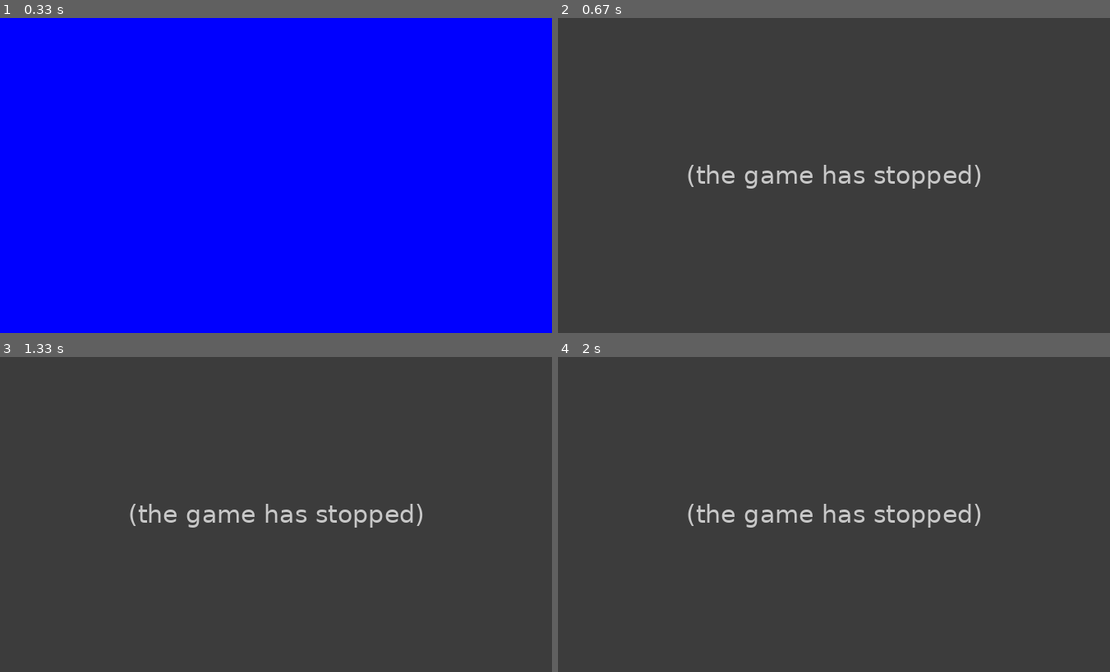
Above: before the commit, frames 1-4 (two rows, left to right).
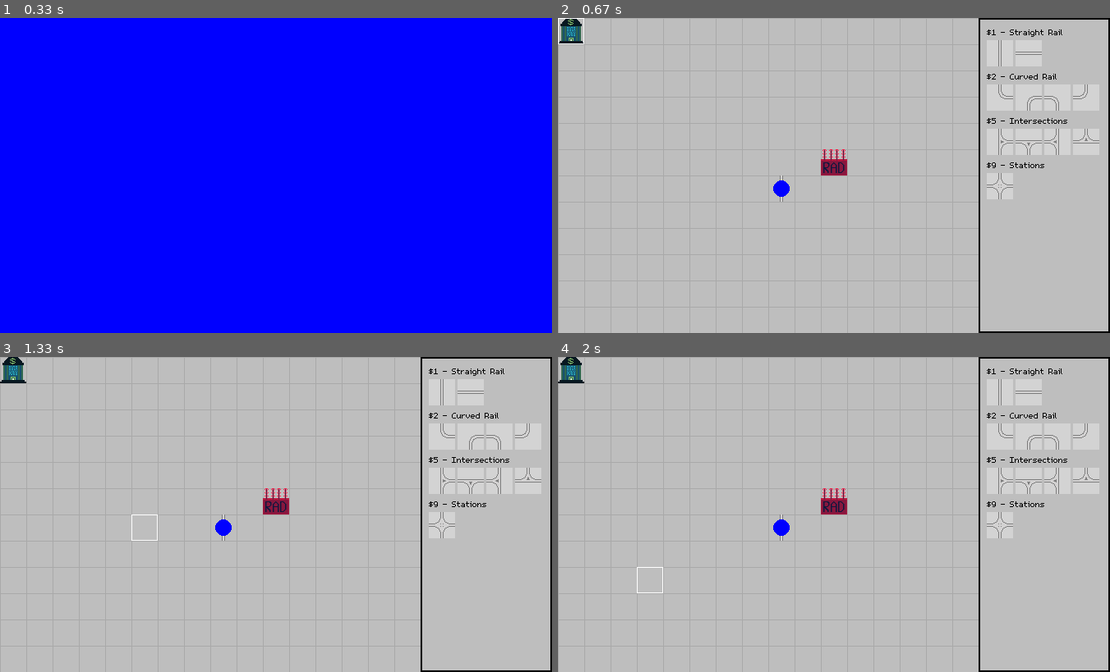
Above: after the commit, the same moments.

Repository: Hato1/monorail
Game: pygame game, started from src/monorail/main.py
The game is run twice, just before and just after one commit, with the same random seed, the same clock (stepped at 60 frames per second) and the same inputs.
Inputs (mouse positions are in pixels of both pictures, inside the frame that each line leads up to):
- Up to frame 1 (0.33 s): no input
- Up to frame 2 (0.67 s): tap Enter at 0.33 s
- Up to frame 3 (1.33 s): hold Right 0.67-1.13 s; move the mouse to (253, 527) at 0.7 s; click (143, 517) at 1.22 s
- Up to frame 4 (2 s): hold Up 1.5-1.8 s; click (889, 583) at 1.58 s; hold Right from 1.83 s (still down); click (662, 586) at 1.92 s

Frame 1 is identical in both runs. In frame 2, 99% of the frame differs, in the area x 0-100%, y 0-100%; in frame 3, 99%; in frame 4, 99%.
Error before the commit: TypeError: <enum -1> cannot extend <enum 'Direction'> (vector.py line 72); the game stopped at 0.33 s (later frames are placeholders)

Commit message:
Refactor: Removing nodes in favor of the tile grid

Diff:
--- a/src/monorail/entities/cursor.py
+++ b/src/monorail/entities/cursor.py
@@ -2,16 +2,16 @@
 
 from monorail import constants
 from monorail.entities.sidebar import Shop
-from monorail.entities.tile import TileGrid
+from monorail.entities.tile import TileGrid, TileType
 from monorail.utils.vector import Vector2
 
 
 class Cursor:
     """Class for managing the cursor position and interactions in the game."""
 
-    def __init__(self):
+    def __init__(self) -> None:
         self.position = Vector2(0, 0)  # Cursor position in pixels.
-        self.selected_tile_type = None  # The currently selected tile type for placement, if any.
+        self.selected_tile_type: type[TileType] | None = None  # The currently selected tile type for placement, if any.
 
     def handle_mouse_click(self, position: Vector2, tile_grid: TileGrid, shop: Shop):
         """Handle mouse click interactions.
--- a/src/monorail/entities/monorail.py
+++ b/src/monorail/entities/monorail.py
@@ -4,7 +4,7 @@
 from pygame import Color
 
 from monorail import constants
-from monorail.entities.nodes import RoadNode
+from monorail.entities.tile import TileTypeRail
 from monorail.utils.vector import Direction, Vector2
 
 
@@ -50,13 +50,13 @@
 
     def __init__(
         self,
-        node: RoadNode,
+        node: TileTypeRail,
         speed_multiplier: float = 1.0,
         name: str = "Manwell",
     ):
         self.name = name
-        self.node: RoadNode = node
-        self.target: RoadNode = node
+        self.node: TileTypeRail = node
+        self.target: TileTypeRail = node
         self.position: Vector2
         self.set_position()
         self.direction = Direction.STOP
@@ -71,19 +71,19 @@
 
     def set_position(self) -> None:
         """Set the monorail's position to the center of the current node."""
-        self.position = self.node.position
+        self.position = self.node.position_px
 
     def overshot_target(self) -> bool:
         """Check if the monorail has overshot its target node."""
-        to_target = self.target.position - self.node.position
-        to_position = self.position - self.node.position
+        to_target = self.target.position_px - self.node.position_px
+        to_position = self.position - self.node.position_px
         return to_position.length_squared() >= to_target.length_squared()
 
-    def get_new_target(self, direction: Direction) -> RoadNode:
+    def get_new_target(self, direction: Direction) -> TileTypeRail:
         """Calculate the new target node based on the current direction if available."""
         if direction == Direction.STOP:
             return self.node
-        return self.node.neighbors.get(direction) or self.node
+        return self.node.get_connected_rail(direction) or self.node
 
     def update(self, dt: float, keys) -> None:
         """Update the monorail's position based on its speed and the time since the last frame."""
@@ -96,10 +96,13 @@
             if self.target != self.node:
                 self.direction = direction
             else:
-                self.direction = Direction.STOP
+                self.target = self.get_new_target(self.direction)
+                if self.target == self.node:
+                    self.direction = Direction.STOP
             self.set_position()
 
     def draw(self, surface: pg.Surface) -> None:
         """Draw the monorail to a given surface."""
         # TODO: Replace with sprite when available.
-        pg.draw.circle(surface, self.color, self.position, constants.TILE_SIZE / 3)
+        half_tile = constants.TILE_SIZE // 2, constants.TILE_SIZE // 2
+        pg.draw.circle(surface, self.color, self.position + half_tile, constants.TILE_SIZE / 3)
--- a/src/monorail/entities/nodes.py
+++ /dev/null
@@ -1,161 +0,0 @@
-import pygame as pg
-
-from monorail import constants
-from monorail.utils.asset_manager import Image
-from monorail.utils.vector import Direction, Vector2
-
-# Convertions from sets of valid directions to the appropriate image and rotation for a node.
-# The angles may seem reversed from what you would expect because Pygame rotations are counterclockwise.
-IMAGE_LOOKUP: dict[frozenset[Direction], Image] = {
-    # Straight
-    frozenset({Direction.UP, Direction.DOWN}): Image.RAIL_NS,
-    frozenset({Direction.LEFT, Direction.RIGHT}): Image.RAIL_EW,
-    # Corner
-    frozenset({Direction.UP, Direction.RIGHT}): Image.RAIL_NE,
-    frozenset({Direction.RIGHT, Direction.DOWN}): Image.RAIL_SE,
-    frozenset({Direction.DOWN, Direction.LEFT}): Image.RAIL_SW,
-    frozenset({Direction.LEFT, Direction.UP}): Image.RAIL_NW,
-    # 3-way
-    frozenset({Direction.UP, Direction.RIGHT, Direction.DOWN}): Image.RAIL_NES,
-    frozenset({Direction.RIGHT, Direction.DOWN, Direction.LEFT}): Image.RAIL_NSW,
-    frozenset({Direction.DOWN, Direction.LEFT, Direction.UP}): Image.RAIL_NEW,
-    frozenset({Direction.LEFT, Direction.UP, Direction.RIGHT}): Image.RAIL_ESW,
-    # 4-way
-    frozenset({Direction.LEFT, Direction.UP, Direction.RIGHT, Direction.DOWN}): Image.RAIL_NESW,
-}
-
-
-def get_image(valid_directions: set[Direction]) -> pg.Surface:
-    """Get the appropriate image for a node based on its valid directions.
-
-    nb. Pygame rotations are counterclockwise, so the angles may seem reversed from what you would expect.
-    """
-    try:
-        image = IMAGE_LOOKUP[frozenset(valid_directions)]
-    except KeyError as err:
-        raise ValueError(f"Invalid combination of valid directions: {valid_directions}") from err
-
-    return image.load()
-
-
-class RoadNode:
-    """Class representing a node in the monorail track graph.
-
-    Each node represents a point on the track where cars can be, and edges between nodes represent possible paths for cars to take.
-
-    Attributes:
-        position: The position of the node as a Vector2.
-        neighbors: A dictionary mapping directions to neighboring nodes that can be reached from this node.
-    """
-
-    def __init__(self, position: Vector2, valid_directions: set[Direction]):
-        self.position: Vector2 = position
-        self.neighbors: dict[Direction, RoadNode | None] = {direction: None for direction in valid_directions}
-        self.image = get_image(valid_directions)
-
-    def add_neighbor(self, direction: Direction, neighbor: RoadNode):
-        """Add a neighbor in the given direction."""
-        assert direction in self.neighbors, (
-            f"Invalid direction {direction}. Must be one of {list(self.neighbors.keys())}."
-        )
-        self.neighbors[direction] = neighbor
-        neighbor.neighbors[-direction] = self
-
-    def remove_neighbor(self, direction: Direction):
-        """Remove the neighbor in the given direction."""
-        neighbor = self.neighbors[direction]
-        if neighbor:
-            self.neighbors[direction] = None
-            neighbor.neighbors[-direction] = None
-        else:
-            print(f"Warning: No neighbor to remove in direction {direction} from node at {self.position}")
-
-    def remove_all_neighbors(self):
-        """Remove all neighbors from this node.
-
-        Useful for when a node is being deleted and we want to clean up all references to it from its neighbors.
-        """
-        for direction in self.neighbors:
-            self.remove_neighbor(direction)
-
-    def draw_node(self, surface: pg.Surface):
-        """Draw the node as a small circle on the given surface for debug purposes."""
-        surface.blit(self.image, self.position)
-        pg.draw.circle(surface, constants.NODE_COLOR, self.position, constants.TILE_SIZE // 3)
-
-    def draw_edges(self, surface: pg.Surface):
-        """Draw edges from this node to its neighbors for debug purposes."""
-        for neighbor in self.neighbors.values():
-            if neighbor:
-                pg.draw.line(surface, constants.EDGE_COLOR, self.position, neighbor.position, constants.TILE_SIZE // 8)
-
-
-class NodeGraph:
-    """Class representing the entire graph of nodes.
-
-    Attributes:
-        nodes: A list of all nodes in the graph.
-    """
-
-    def __init__(self):
-        self.nodes: list[RoadNode] = []
-
-    def draw(self, surface: pg.Surface):
-        """Render all nodes and edges in the graph."""
-        if constants.DEBUG:
-            for node in self.nodes:
-                node.draw_edges(surface)
-            for node in self.nodes:
-                node.draw_node(surface)
-
-    def setup_test_nodes(self):
-        node_i = RoadNode(Vector2(11, 3) * constants.TILE_SIZE, {Direction.LEFT, Direction.UP})  # Bottom Right
-        node_j = RoadNode(Vector2(10, 3) * constants.TILE_SIZE, {Direction.LEFT, Direction.RIGHT})  # Bottom
-        node_k = RoadNode(Vector2(9, 3) * constants.TILE_SIZE, {Direction.UP, Direction.RIGHT})  # Bottom Left
-        node_l = RoadNode(Vector2(9, 2) * constants.TILE_SIZE, {Direction.UP, Direction.DOWN})  # Left
-        node_m = RoadNode(Vector2(9, 1) * constants.TILE_SIZE, {Direction.RIGHT, Direction.DOWN})  # Top Left
-        node_n = RoadNode(Vector2(10, 1) * constants.TILE_SIZE, {Direction.RIGHT, Direction.LEFT})  # Top
-        node_o = RoadNode(Vector2(11, 1) * constants.TILE_SIZE, {Direction.DOWN, Direction.LEFT})  # Top Right
-        node_p = RoadNode(Vector2(11, 2) * constants.TILE_SIZE, {Direction.UP, Direction.DOWN})  # Right
-
-        node_a = RoadNode(Vector2(2, 2) * constants.TILE_SIZE, {Direction.RIGHT, Direction.DOWN})
-        node_b = RoadNode(Vector2(3, 2) * constants.TILE_SIZE, {Direction.LEFT, Direction.DOWN})
-        node_c = RoadNode(Vector2(2, 3) * constants.TILE_SIZE, {Direction.UP, Direction.RIGHT, Direction.DOWN})
-        node_d = RoadNode(Vector2(3, 3) * constants.TILE_SIZE, {Direction.UP, Direction.LEFT, Direction.RIGHT})
-        node_e = RoadNode(Vector2(5, 3) * constants.TILE_SIZE, {Direction.LEFT, Direction.DOWN})
-        node_f = RoadNode(Vector2(2, 8) * constants.TILE_SIZE, {Direction.UP, Direction.RIGHT})
-        node_g = RoadNode(Vector2(5, 8) * constants.TILE_SIZE, {Direction.UP, Direction.LEFT})
-
-        node_a.add_neighbor(Direction.RIGHT, node_b)
-        node_a.add_neighbor(Direction.DOWN, node_c)
-        node_b.add_neighbor(Direction.LEFT, node_a)
-        node_b.add_neighbor(Direction.DOWN, node_d)
-        node_c.add_neighbor(Direction.UP, node_a)
-        node_c.add_neighbor(Direction.RIGHT, node_d)
-        node_c.add_neighbor(Direction.DOWN, node_f)
-        node_d.add_neighbor(Direction.UP, node_b)
-        node_d.add_neighbor(Direction.LEFT, node_c)
-        node_d.add_neighbor(Direction.RIGHT, node_e)
-        node_e.add_neighbor(Direction.LEFT, node_d)
-        node_e.add_neighbor(Direction.DOWN, node_g)
-        node_f.add_neighbor(Direction.UP, node_c)
-        node_f.add_neighbor(Direction.RIGHT, node_g)
-        node_g.add_neighbor(Direction.UP, node_e)
-        node_g.add_neighbor(Direction.LEFT, node_f)
-        self.nodes = [
-            node_a,
-            node_b,
-            node_c,
-            node_d,
-            node_e,
-            node_f,
-            node_g,
-            node_i,
-            node_j,
-            node_k,
-            node_l,
-            node_m,
-            node_n,
-            node_o,
-            node_p,
-        ]
--- a/src/monorail/entities/sidebar.py
+++ b/src/monorail/entities/sidebar.py
@@ -11,10 +11,10 @@
     gap_between_items = 3
     padding_between_title_and_items = 2
 
-    def __init__(self, price: int, message: str, items: tuple[tile.TileTypeRail, ...]):
+    def __init__(self, price: int, message: str, items: tuple[type[tile.TileTypeRail], ...]):
         self.price = price
         self.message = message
-        self.items: tuple[tile.TileTypeRail, ...] = items
+        self.items: tuple[type[tile.TileTypeRail], ...] = items
         self.item_rects: list[pg.Rect] = []  # List of rects for each item, used for click detection
 
     def draw_title(self, surface: pg.Surface, position: Vector2) -> int:
@@ -30,7 +30,8 @@
             # Draw a light gray background for the item to make it stand out against the sidebar background
             item_rect = pg.Rect((*position, constants.TILE_SIZE, constants.TILE_SIZE))
             pg.draw.rect(surface, pg.Color("lightgray"), item_rect)
-            item.draw(surface, position)
+            image = item.image.load()
+            surface.blit(image, position)
             self.item_rects.append(item_rect)  # Store the rect for click detection
             position += (constants.TILE_SIZE + self.gap_between_items, 0)  # Move right for the next item
 
@@ -45,30 +46,30 @@
 
 class ShelfStraight(Shelf):
     def __init__(self):
-        items = (tile.TileTypeRailNS(), tile.TileTypeRailEW())
+        items = (tile.TileTypeRailNS, tile.TileTypeRailEW)
         super().__init__(1, "Straight Rail", items)
 
 
 class ShelfCurve(Shelf):
     def __init__(self):
-        items = (tile.TileTypeRailNE(), tile.TileTypeRailSE(), tile.TileTypeRailSW(), tile.TileTypeRailNW())
+        items = (tile.TileTypeRailNE, tile.TileTypeRailSE, tile.TileTypeRailSW, tile.TileTypeRailNW)
         super().__init__(2, "Curved Rail", items)
 
 
 class ShelfIntersection(Shelf):
     def __init__(self):
-        items = (tile.TileTypeRailNES(), tile.TileTypeRailESW(), tile.TileTypeRailSWN(), tile.TileTypeRailNWE())
+        items = (tile.TileTypeRailNES, tile.TileTypeRailESW, tile.TileTypeRailSWN, tile.TileTypeRailNWE)
         super().__init__(5, "Intersections", items)
 
 
 class ShelfStation(Shelf):
     def __init__(self):
-        items = (tile.TileTypeRailNESW(),)
+        items = (tile.TileTypeRailNESW,)
         super().__init__(9, "Stations", items)
 
 
 class Shop:
-    def __init__(self):
+    def __init__(self) -> None:
         self.shelves: list[Shelf] = []
         self.shelves.append(ShelfStraight())
         self.shelves.append(ShelfCurve())
--- a/src/monorail/entities/tile.py
+++ b/src/monorail/entities/tile.py
@@ -10,124 +10,138 @@
 class TileType:
     """Class representing different types of tiles in the game."""
 
-    def __init__(self, image: Image = Image.BANK):
-        self.image = image
+    image = Image.BANK
+
+    def __init__(self, tile_grid: TileGrid, position_gd: Vector2, position_px: Vector2):
+        self.tile_grid: TileGrid = tile_grid
+        self.position_gd: Vector2 = position_gd
+        self.position_px: Vector2 = position_px
 
     @property
     def name(self) -> str:
         return type(self).__name__
 
-    def setup(self, tile_grid: TileGrid, grid_position: tuple[int, int]):
+    def get_neighbor(self, direction: Direction):
+        return self.tile_grid.get_neighbor(self.position_gd, direction)
+
+    def setup(self):
         """Perform any additional setup for the tile type."""
         pass
 
-    def draw(self, surface, position: Vector2):
+    def draw(self, surface):
         """Draw the tile type's image at the given position on the surface."""
         image = self.image.load()
-        surface.blit(image, position)
+        surface.blit(image, self.position_px)
 
 
 class TileTypeBank(TileType):
-    def __init__(self):
-        super().__init__(Image.BANK)
+    image = Image.BANK
+
+    def __init__(self, *args, **kwargs):
+        super().__init__(*args, **kwargs)
 
 
 class TileTypeRadio(TileType):
-    def __init__(self):
-        super().__init__(Image.RADIO)
+    image = Image.RADIO
+
+    def __init__(self, *args, **kwargs):
+        super().__init__(*args, **kwargs)
 
 
 class TileTypeRail(TileType):
-    def __init__(self, image: Image, valid_directions: set[Direction]):
-        super().__init__(image)
+    def __init__(self, *args, valid_directions: set[Direction], **kwargs):
+        super().__init__(*args, **kwargs)
         self.neighbors: dict[Direction, TileTypeRail | None] = {direction: None for direction in valid_directions}
 
-    def setup(self, tile_grid: TileGrid, grid_position: tuple[int, int]):
-        """Connect the tile to neighboring rail tiles in the grid."""
-        x, y = grid_position
-        for direction in self.neighbors:
-            neighbor_pos = Vector2(x, y) + direction.value
-            if 0 <= neighbor_pos.x < tile_grid.width and 0 <= neighbor_pos.y < tile_grid.height:
-                neighbor_tile = tile_grid.tiles[int(neighbor_pos.x)][int(neighbor_pos.y)]
-                if isinstance(neighbor_tile, Tile) and isinstance(neighbor_tile.tile_type, TileTypeRail):
-                    neighbor_rail: TileTypeRail = neighbor_tile.tile_type
-                    if -direction in neighbor_rail.neighbors:
-                        self.neighbors[direction] = neighbor_rail
-                        neighbor_rail.neighbors[-direction] = self
+    def get_connected_rail(self, direction: Direction) -> TileTypeRail | None:
+        neighbor = self.get_neighbor(direction)
+        if isinstance(neighbor, TileTypeRail):
+            if direction in self.neighbors and -direction in neighbor.neighbors:
+                return neighbor
+        return None
 
 
 class TileTypeRailNS(TileTypeRail):
-    def __init__(self):
-        super().__init__(Image.RAIL_NS, {Direction.UP, Direction.DOWN})
+    image = Image.RAIL_NS
+
+    def __init__(self, *args, **kwargs):
+        super().__init__(*args, **kwargs, valid_directions={Direction.UP, Direction.DOWN})
 
 
 class TileTypeRailEW(TileTypeRail):
-    def __init__(self):
-        super().__init__(Image.RAIL_EW, {Direction.LEFT, Direction.RIGHT})
+    image = Image.RAIL_EW
+
+    def __init__(self, *args, **kwargs):
+        super().__init__(*args, **kwargs, valid_directions={Direction.LEFT, Direction.RIGHT})
 
 
 class TileTypeRailNE(TileTypeRail):
-    def __init__(self):
-        super().__init__(Image.RAIL_NE, {Direction.UP, Direction.RIGHT})
+    image = Image.RAIL_NE
+
+    def __init__(self, *args, **kwargs):
+        super().__init__(*args, **kwargs, valid_directions={Direction.UP, Direction.RIGHT})
 
 
 class TileTypeRailSE(TileTypeRail):
-    def __init__(self):
-        super().__init__(Image.RAIL_SE, {Direction.RIGHT, Direction.DOWN})
+    image = Image.RAIL_SE
+
+    def __init__(self, *args, **kwargs):
+        super().__init__(*args, **kwargs, valid_directions={Direction.RIGHT, Direction.DOWN})
 
 
 class TileTypeRailSW(TileTypeRail):
-    def __init__(self):
-        super().__init__(Image.RAIL_SW, {Direction.DOWN, Direction.LEFT})
+    image = Image.RAIL_SW
+
+    def __init__(self, *args, **kwargs):
+        super().__init__(*args, **kwargs, valid_directions={Direction.DOWN, Direction.LEFT})
 
 
 class TileTypeRailNW(TileTypeRail):
-    def __init__(self):
-        super().__init__(Image.RAIL_NW, {Direction.LEFT, Direction.UP})
+    image = Image.RAIL_NW
+
+    def __init__(self, *args, **kwargs):
+        super().__init__(*args, **kwargs, valid_directions={Direction.LEFT, Direction.UP})
 
 
 class TileTypeRailNES(TileTypeRail):
-    def __init__(self):
-        super().__init__(Image.RAIL_NES, {Direction.UP, Direction.RIGHT, Direction.DOWN})
+    image = Image.RAIL_NES
+
+    def __init__(self, *args, **kwargs):
+        super().__init__(*args, **kwargs, valid_directions={Direction.UP, Direction.RIGHT, Direction.DOWN})
 
 
 class TileTypeRailESW(TileTypeRail):
-    def __init__(self):
-        super().__init__(Image.RAIL_ESW, {Direction.RIGHT, Direction.DOWN, Direction.LEFT})
+    image = Image.RAIL_ESW
+
+    def __init__(self, *args, **kwargs):
+        super().__init__(*args, **kwargs, valid_directions={Direction.RIGHT, Direction.DOWN, Direction.LEFT})
 
 
 class TileTypeRailSWN(TileTypeRail):
-    def __init__(self):
-        super().__init__(Image.RAIL_NSW, {Direction.DOWN, Direction.LEFT, Direction.UP})
+    image = Image.RAIL_NSW
+
+    def __init__(self, *args, **kwargs):
+        super().__init__(*args, **kwargs, valid_directions={Direction.DOWN, Direction.LEFT, Direction.UP})
 
 
 class TileTypeRailNWE(TileTypeRail):
-    def __init__(self):
-        super().__init__(Image.RAIL_NEW, {Direction.LEFT, Direction.UP, Direction.RIGHT})
+    image = Image.RAIL_NEW
+
+    def __init__(self, *args, **kwargs):
+        super().__init__(*args, **kwargs, valid_directions={Direction.LEFT, Direction.UP, Direction.RIGHT})
 
 
 class TileTypeRailNESW(TileTypeRail):
-    def __init__(self):
-        super().__init__(Image.RAIL_NESW, {Direction.UP, Direction.RIGHT, Direction.DOWN, Direction.LEFT})
+    image = Image.RAIL_NESW
+
+    def __init__(self, *args, **kwargs):
+        super().__init__(
+            *args, **kwargs, valid_directions={Direction.UP, Direction.RIGHT, Direction.DOWN, Direction.LEFT}
+        )
 
 
-class Tile:
-    def __init__(self, position: Vector2, tile_type: TileType):
-        self.position = position
-        self.tile_type = tile_type
-
-    def setup(self):
-        """Perform any additional setup for the tile based on its type."""
-        if isinstance(self.tile_type, TileTypeRail):
-            # For road tiles, we might want to initialize additional properties or connections here.
-            pass
-
-    def draw(self, surface):
-        """Draw the tile on the given surface."""
-        self.tile_type.draw(surface, self.position)
-
-    def __repr__(self):
-        return f"Tile(position={self.position}, tile_type='{self.tile_type}')"
+#     def __repr__(self):
+#         return f"Tile(position={self.position}, tile_type='{self.tile_type}')"
 
 
 class TileGrid:
@@ -142,16 +156,27 @@
         """
         self.width = width
         self.height = height
-        self.tiles: list[list[Tile | None]] = [[None for _ in range(height)] for _ in range(width)]
+        self.tiles: list[list[TileType | None]] = [[None for _ in range(height)] for _ in range(width)]
 
-    def set_tile(self, position: tuple[int, int], tile_type: TileType):
+        center = Vector2(self.width, self.height) // 2
+        center_px = center * constants.TILE_SIZE
+        self.start_tile = TileTypeRailNS(self, center, center_px)
+        center_asint = center.as_int()
+        self.tiles[center_asint[0]][center_asint[1]] = self.start_tile
+
+    def get_neighbor(self, position_gd: Vector2, direction: Direction) -> TileType | None:
+        x, y = (position_gd + direction).as_int()
+        if 0 <= x < self.width and 0 <= y < self.height:
+            return self.tiles[x][y]
+        return None
+
+    def set_tile(self, position: tuple[int, int], tile_type: type[TileType]):
         """Set a tile at the given grid coordinates."""
         x, y = position
         if 0 <= x < self.width and 0 <= y < self.height:
             position_px = Vector2(x * constants.TILE_SIZE, y * constants.TILE_SIZE)
-            new_tile = Tile(position_px, tile_type)
+            new_tile = tile_type(self, Vector2(*position), position_px)
             self.tiles[x][y] = new_tile
-            new_tile.setup()  # Call setup to initialize any additional properties based on the tile type
         else:
             raise IndexError(f"Tile coordinates out of bounds: ({x}, {y})")
 
--- a/src/monorail/states/game.py
+++ b/src/monorail/states/game.py
@@ -6,7 +6,6 @@
 from monorail.entities import tile
 from monorail.entities.cursor import Cursor
 from monorail.entities.monorail import Monorail
-from monorail.entities.nodes import NodeGraph
 from monorail.entities.sidebar import Sidebar
 from monorail.entities.tile import TileGrid
 from monorail.states import main_menu
@@ -22,16 +21,13 @@
 
     def startup(self, current_time: float, persistant: dict[str, Any], previous: type[State], surface_rect: pg.Rect):
         super().startup(current_time, persistant, previous, surface_rect)
-        self.node_graph = NodeGraph()
-        self.node_graph.setup_test_nodes()
         self.sidebar = Sidebar(position=Vector2(constants.GRID_WIDTH * constants.TILE_SIZE, 0))
-        self.monorail = Monorail(node=self.node_graph.nodes[0])
         self.tile_grid = TileGrid(constants.GRID_WIDTH, constants.GRID_HEIGHT)
 
-        self.tile_grid.set_tile((0, 0), tile.TileTypeBank())
-        self.tile_grid.set_tile((10, 5), tile.TileTypeRadio())
-        middle = (constants.GRID_WIDTH // 2, constants.GRID_HEIGHT // 2)
-        self.tile_grid.set_tile(middle, tile.TileTypeRailNS())
+        self.monorail = Monorail(node=self.tile_grid.start_tile)
+
+        self.tile_grid.set_tile((0, 0), tile.TileTypeBank)
+        self.tile_grid.set_tile((10, 5), tile.TileTypeRadio)
 
     def get_event(self, event: pg.Event):
         if event.type == pg.KEYDOWN:
@@ -41,8 +37,6 @@
                 # circular-import issues that arise from `from ... import ...`
                 # and to keep the reference short.
                 self.next = main_menu.MainMenu
-            if event.key == pg.K_p:
-                print(repr(self.node_graph))
         if event.type == pg.MOUSEBUTTONDOWN and event.button == 1:
             self.cursor.handle_mouse_click(Vector2(*event.pos), self.tile_grid, self.sidebar.shop)
 
@@ -53,7 +47,6 @@
     def draw(self, surface: pg.Surface, keys, current_time: float, dt: float):
         surface.fill(pg.Color("gray"))
         self.tile_grid.draw(surface)
-        self.node_graph.draw(surface)
         self.monorail.draw(surface)
         self.cursor.draw(surface)
         self.sidebar.draw(surface)
